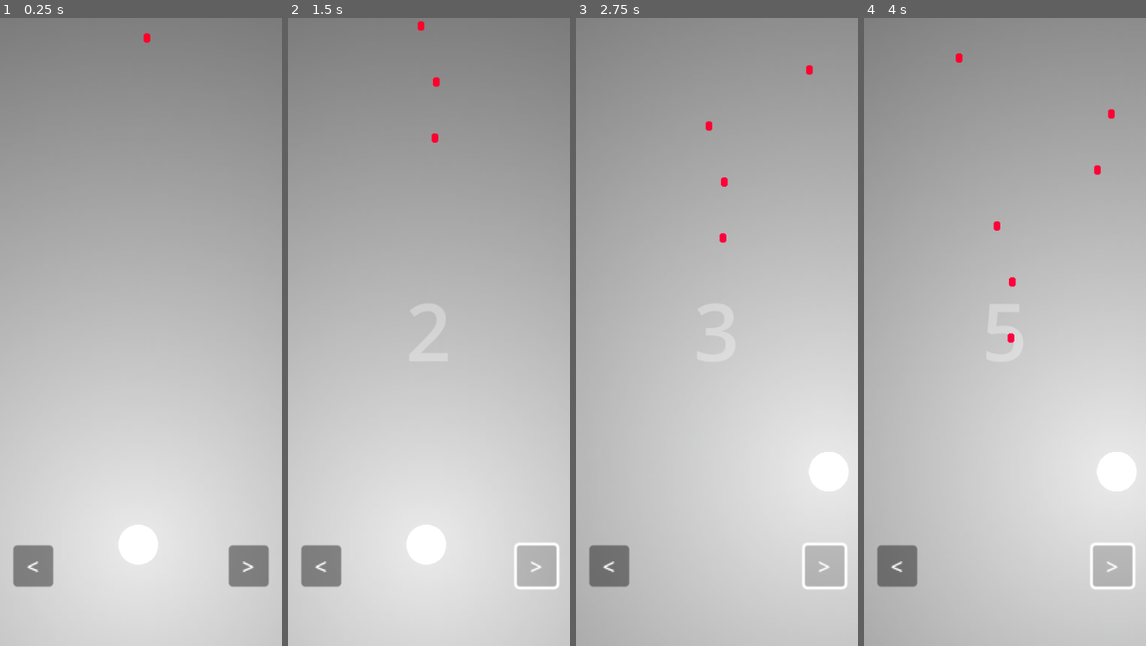
Above: before the commit, frames 1-4 (left to right).
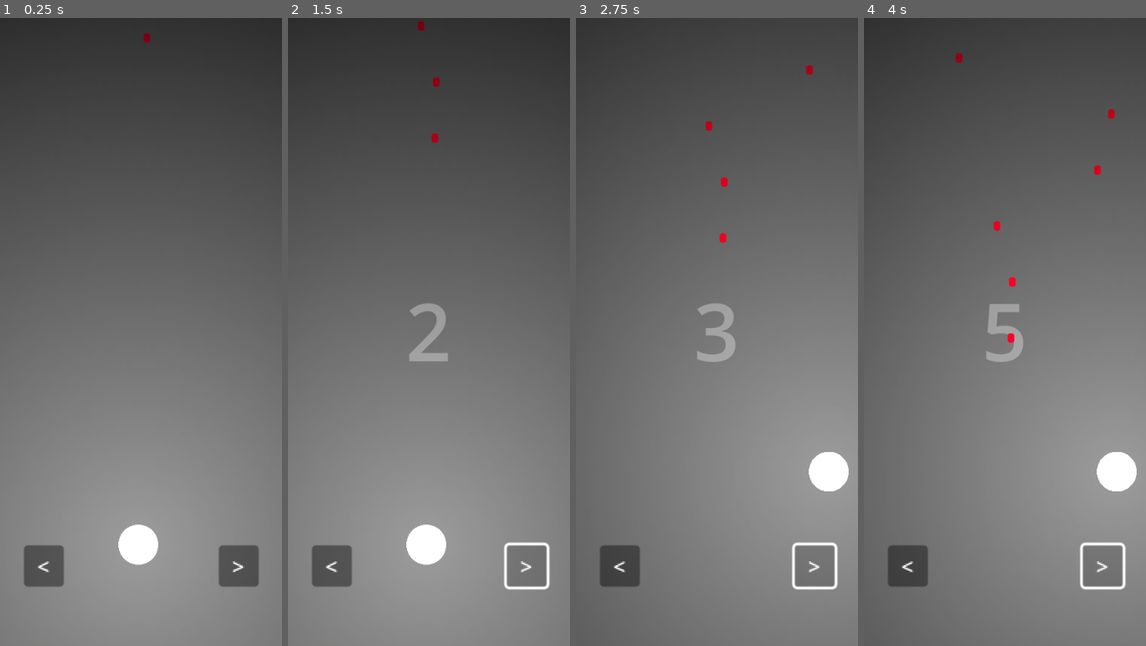
Above: after the commit, the same moments.

Repository: JustAlternate/JustMobileGame
Game: Godot game, scene res://Scenes/main.tscn
Same seed, same stepped clock (60 frames per second), same inputs: the game is played once before the commit and once after it.
Inputs:
- Up to frame 1 (0.25 s): no input
- Up to frame 2 (1.5 s): click "<" at 0.5 s; click ">" at 1.25 s
- Up to frame 3 (2.75 s): hold Right (right) from 2.03 s (still down)
- Up to frame 4 (4 s): release Right (right) at 2.78 s; hold Left (left) 2.78-3.53 s; hold Right (right) from 3.53 s (still down)

The runs differ from the first frame. In frame 1, 99% of the frame differs, in the area x 0-100%, y 0-100%; in frame 2, 99%; in frame 3, 99%; in frame 4, 99%.

Commit message:
pushage du leaderboard

Diff:
--- a/Scenes/main.tscn
+++ b/Scenes/main.tscn
@@ -36,7 +36,6 @@
 color = Color(0.306923, 0.306923, 0.306923, 1)
 
 [node name="CanvasModulate" type="CanvasModulate" parent="."]
-visible = false
 color = Color(0, 0, 0, 1)
 
 [node name="Score" type="Label" parent="."]
@@ -46,15 +45,50 @@
 horizontal_alignment = 1
 vertical_alignment = 1
 
-[node name="GAMEOVER" type="Label" parent="."]
+[node name="gifts" type="Node2D" parent="."]
+script = ExtResource("2_nemx7")
+
+[node name="bullets" type="Node2D" parent="."]
+script = ExtResource("1_xgamk")
+
+[node name="left" type="Button" parent="."]
+anchors_preset = 9
+anchor_bottom = 1.0
+offset_left = 36.0
+offset_top = 791.0
+offset_right = 66.0
+offset_bottom = 822.0
+grow_vertical = 2
+scale = Vector2(2, 2)
+text = "<"
+
+[node name="right" type="Button" parent="."]
+anchors_preset = 9
+anchor_bottom = 1.0
+offset_left = 329.0
+offset_top = 791.0
+offset_right = 359.0
+offset_bottom = 822.0
+grow_vertical = 2
+scale = Vector2(2, 2)
+text = ">"
+
+[node name="GameOver" type="Control" parent="."]
 visible = false
+layout_mode = 3
+anchors_preset = 0
+offset_right = 40.0
+offset_bottom = 40.0
+
+[node name="Label" type="Label" parent="GameOver"]
+layout_mode = 1
 anchors_preset = 4
 anchor_top = 0.5
 anchor_bottom = 0.5
 offset_left = 8.0
-offset_top = 150.5
+offset_top = 130.5
 offset_right = 424.0
-offset_bottom = 211.5
+offset_bottom = 191.5
 grow_vertical = 2
 size_flags_horizontal = 4
 text = "GAME OVER !"
@@ -62,8 +96,8 @@
 horizontal_alignment = 1
 vertical_alignment = 1
 
-[node name="GAMEOVER_BUTTON" type="Button" parent="."]
-visible = false
+[node name="GAMEOVER_BUTTON" type="Button" parent="GameOver"]
+layout_mode = 0
 offset_top = 592.0
 offset_right = 424.0
 offset_bottom = 757.0
@@ -74,43 +108,16 @@
 text = "RETRY"
 icon_alignment = 1
 
-[node name="Leaderboard" parent="." instance=ExtResource("4_k0mko")]
-visible = false
+[node name="Leaderboard" parent="GameOver" instance=ExtResource("4_k0mko")]
+layout_mode = 1
 offset_left = 8.0
 offset_top = 243.0
 offset_right = 414.0
 offset_bottom = 575.0
 
-[node name="gifts" type="Node2D" parent="."]
-script = ExtResource("2_nemx7")
-
-[node name="bullets" type="Node2D" parent="."]
-script = ExtResource("1_xgamk")
-
-[node name="left" type="Button" parent="."]
-anchors_preset = 9
-anchor_bottom = 1.0
-offset_left = 20.0
-offset_top = 791.0
-offset_right = 50.0
-offset_bottom = 822.0
-grow_vertical = 2
-scale = Vector2(2, 2)
-text = "<"
-
-[node name="right" type="Button" parent="."]
-anchors_preset = 9
-anchor_bottom = 1.0
-offset_left = 344.0
-offset_top = 791.0
-offset_right = 374.0
-offset_bottom = 822.0
-grow_vertical = 2
-scale = Vector2(2, 2)
-text = ">"
-
-[node name="UsernameInput" type="LineEdit" parent="."]
+[node name="UsernameInput" type="LineEdit" parent="GameOver"]
 visible = false
+layout_mode = 0
 offset_left = 110.0
 offset_top = 400.0
 offset_right = 323.0
@@ -119,19 +126,19 @@
 alignment = 1
 max_length = 15
 
-[node name="Button" type="Button" parent="UsernameInput"]
+[node name="ResetName" type="Button" parent="GameOver"]
 layout_mode = 0
-offset_left = 72.0
-offset_top = 48.0
-offset_right = 137.0
-offset_bottom = 89.0
-text = "Send"
+offset_left = 313.0
+offset_top = 10.0
+offset_right = 415.0
+offset_bottom = 41.0
+text = "Reset Name"
 
-[connection signal="button_down" from="GAMEOVER_BUTTON" to="." method="_on_gameover_button_button_down"]
-[connection signal="pressed" from="GAMEOVER_BUTTON" to="." method="_on_gameover_button_pressed"]
 [connection signal="button_down" from="left" to="." method="_on_left_button_down"]
 [connection signal="button_up" from="left" to="." method="_on_left_button_up"]
 [connection signal="button_down" from="right" to="." method="_on_right_button_down"]
 [connection signal="button_up" from="right" to="." method="_on_right_button_up"]
-[connection signal="text_submitted" from="UsernameInput" to="." method="_on_username_input_text_submitted"]
-[connection signal="pressed" from="UsernameInput/Button" to="." method="_on_button_pressed"]
+[connection signal="button_down" from="GameOver/GAMEOVER_BUTTON" to="." method="_on_gameover_button_button_down"]
+[connection signal="pressed" from="GameOver/GAMEOVER_BUTTON" to="." method="_on_gameover_button_pressed"]
+[connection signal="text_submitted" from="GameOver/UsernameInput" to="." method="_on_username_input_text_submitted"]
+[connection signal="pressed" from="GameOver/ResetName" to="." method="_on_reset_name_pressed"]
--- a/Scripts/bullets.gd
+++ b/Scripts/bullets.gd
@@ -5,14 +5,14 @@
 
 # Called when the node enters the scene tree for the first time.
 func _ready():
-    pass # Replace with function body.
+	pass # Replace with function body.
 
 
 # Called every frame. 'delta' is the elapsed time since the previous frame.
 func _process(delta):
-    bullet_list = get_children()
-    for bullet in bullet_list:
-        bullet.position.y += speed
-        if bullet.position.y > get_viewport_rect().size.y:
-            bullet.queue_free()
-            get_parent().nbr_dodges +=1
+	bullet_list = get_children()
+	for bullet in bullet_list:
+		bullet.position.y += speed
+		if bullet.position.y > get_viewport_rect().size.y:
+			bullet.queue_free()
+			get_parent().nbr_dodges +=1
--- a/Scripts/gifts.gd
+++ b/Scripts/gifts.gd
@@ -5,14 +5,14 @@
 
 # Called when the node enters the scene tree for the first time.
 func _ready():
-    pass # Replace with function body.
+	pass # Replace with function body.
 
 
 # Called every frame. 'delta' is the elapsed time since the previous frame.
 func _process(delta):
-    gift_list = get_children()
-    for gift in gift_list:
-        gift.position.y += speed
-        if gift.position.y > get_viewport_rect().size.y:
-            gift.queue_free()
-            get_parent().nbr_powerups +=1
+	gift_list = get_children()
+	for gift in gift_list:
+		gift.position.y += speed
+		if gift.position.y > get_viewport_rect().size.y:
+			gift.queue_free()
+			get_parent().nbr_powerups +=1
--- a/Scripts/leaderboard.gd
+++ b/Scripts/leaderboard.gd
@@ -4,52 +4,47 @@
 
 # Called when the node enters the scene tree for the first time.
 func _ready():
-  pass
+	pass
 
 func update_leaderboard():
-  $HTTPRequest.request_completed.connect(_on_request_completed)
-  $HTTPRequest.request("https://justalternate.fr:8082/leaderboard")
+	$HTTPRequest.request_completed.connect(_on_request_completed)
+	$HTTPRequest.request("https://justalternate.fr:8082/leaderboard")
 
 func _on_request_completed(result, response_code, headers, body):
-  var json = JSON.parse_string(body.get_string_from_utf8())
-  draw_leaderboard(json)
+	var json = JSON.parse_string(body.get_string_from_utf8())
+	draw_leaderboard(json)
 
 func draw_leaderboard(leaderboard):
-  clear_leaderboard()
-  var i = 0
-  for player in leaderboard:
-    i+=1
-    var rank_case = case.instantiate()
-    rank_case.text = str(i)
-    var name_case = case.instantiate()
-    name_case.text = str(player[0])
-    var score_case = case.instantiate()
-    score_case.text = str(player[1])
-    var dodge_case = case.instantiate()
-    dodge_case.text = str(player[2])
-    var powerups_case = case.instantiate()
-    powerups_case.text = str(player[3])
-    $ScrollContainer/GridContainer.add_child(rank_case)
-    $ScrollContainer/GridContainer.add_child(VSeparator.new())
+	clear_leaderboard()
+	var i = 0
+	for player in leaderboard:
+		i+=1
+		var rank_case = case.instantiate()
+		rank_case.text = str(i)
+		var name_case = case.instantiate()
+		name_case.text = str(player[0])
+		var score_case = case.instantiate()
+		score_case.text = str(player[1])
+		var dodge_case = case.instantiate()
+		dodge_case.text = str(player[2])
+		var powerups_case = case.instantiate()
+		powerups_case.text = str(player[3])
+		$ScrollContainer/GridContainer.add_child(rank_case)
+		$ScrollContainer/GridContainer.add_child(VSeparator.new())
+		$ScrollContainer/GridContainer.add_child(name_case)
+		$ScrollContainer/GridContainer.add_child(VSeparator.new())
 
-    $ScrollContainer/GridContainer.add_child(name_case)
-    $ScrollContainer/GridContainer.add_child(VSeparator.new())
+		$ScrollContainer/GridContainer.add_child(score_case)
+		$ScrollContainer/GridContainer.add_child(VSeparator.new())
 
-    $ScrollContainer/GridContainer.add_child(score_case)
-    $ScrollContainer/GridContainer.add_child(VSeparator.new())
+		$ScrollContainer/GridContainer.add_child(dodge_case)
+		$ScrollContainer/GridContainer.add_child(VSeparator.new())
 
-    $ScrollContainer/GridContainer.add_child(dodge_case)
-    $ScrollContainer/GridContainer.add_child(VSeparator.new())
-
-    $ScrollContainer/GridContainer.add_child(powerups_case)
+		$ScrollContainer/GridContainer.add_child(powerups_case)
 
 
 func clear_leaderboard():
-  var list_children = $ScrollContainer/GridContainer.get_children()
-  for i in range(len(list_children)):
-    if i > 8:
-      list_children[i].queue_free()
-
-# Called every frame. 'delta' is the elapsed time since the previous frame.
-func _process(delta):
-    pass
+	var list_children = $ScrollContainer/GridContainer.get_children()
+	for i in range(len(list_children)):
+		if i > 8:
+			list_children[i].queue_free()
--- a/Scripts/main.gd
+++ b/Scripts/main.gd
@@ -7,6 +7,7 @@
 var player = preload("res://Scenes/player.tscn")
 var gift = preload("res://Scenes/gift.tscn")
 var player_instance = player.instantiate()
+var dont_send = false
 
 @export var time_before_next_bullet_spawn:float = 0.7
 @export var bullet_speed:float = 2.0
@@ -14,139 +15,141 @@
 var dead = false
 
 var list_effects = {
-    "size_decrease":Color(0,255,0),
-    "lightup":Color(255,255,0)
+	"size_decrease":Color(0,255,0),
+	"lightup":Color(255,255,0)
 }
 
 # Called when the node enters the scene tree for the first time.
 func _ready():
-    add_child(player_instance)
-    $bullets.speed = 2.0
+	add_child(player_instance)
+	$bullets.speed = 2.0
 
 func spawn_bullet():
-    spawning_bullet = true
-    var bullet_instance = bullet.instantiate()
-    bullet_instance.position.x = randi_range(10,get_viewport_rect().size.x - 10)
-    get_node("bullets").add_child(bullet_instance)
-    await get_tree().create_timer(time_before_next_bullet_spawn).timeout
-    spawning_bullet = false
-    update_score_difficulty_and_spawn_gifts()
+	spawning_bullet = true
+	var bullet_instance = bullet.instantiate()
+	bullet_instance.position.x = randi_range(10,get_viewport_rect().size.x - 10)
+	get_node("bullets").add_child(bullet_instance)
+	await get_tree().create_timer(time_before_next_bullet_spawn).timeout
+	spawning_bullet = false
+	update_score_difficulty_and_spawn_gifts()
 
 func spawn_gift():
-    nbr_powerups+=1
-    var gift_instance = gift.instantiate()
-    gift_instance.type = list_effects.keys()[randi_range(0,len(list_effects)-1)]
-    gift_instance.get_node("MeshInstance2D").modulate = list_effects[gift_instance.type]
-    gift_instance.position.x = randi_range(10,get_viewport_rect().size.x - 10)
-    get_node("gifts").add_child(gift_instance)
+	nbr_powerups+=1
+	var gift_instance = gift.instantiate()
+	gift_instance.type = list_effects.keys()[randi_range(0,len(list_effects)-1)]
+	gift_instance.get_node("MeshInstance2D").modulate = list_effects[gift_instance.type]
+	gift_instance.position.x = randi_range(10,get_viewport_rect().size.x - 10)
+	get_node("gifts").add_child(gift_instance)
 
 func receive_gift(type):
-    print(type)
-    if type == "size_decrease":
-        $player.scale.x -= $player.scale.x/15
-        $player.scale.y -= $player.scale.y/15
-        $player.speed -= $player.speed/15
-        $player/PointLight2D.texture_scale += $player/PointLight2D.texture_scale/15
-    if type == "lightup":
-        $player/PointLight2D.texture_scale+=0.5
+	print(type)
+	if type == "size_decrease":
+		score += 5
+		$player.scale.x -= $player.scale.x/15
+		$player.scale.y -= $player.scale.y/15
+		$player.speed -= $player.speed/15
+		$player/PointLight2D.texture_scale += $player/PointLight2D.texture_scale/15
+	if type == "lightup":
+		score += 5
+		$player/PointLight2D.texture_scale+=0.5
 
 func update_score_difficulty_and_spawn_gifts():
-    if not(dead):
-        score += 1
-        $Score.text = str(score)
-        if score%20==0:
-            time_before_next_bullet_spawn-=time_before_next_bullet_spawn/10
-        if score%25==0:
-            $bullets.speed += 0.2
-            $gifts.speed += 0.2
-        if score%15==0:
-            spawn_gift()
-        if score%5==0:
-          $player/PointLight2D.texture_scale -= 0.05
+	if not(dead):
+		score += 1
+		$Score.text = str(score)
+		if score%20==0:
+			time_before_next_bullet_spawn-=time_before_next_bullet_spawn/10
+		if score%25==0:
+			$bullets.speed += 0.2
+			$gifts.speed += 0.2
+		if score%15==0:
+			spawn_gift()
+		if score%5==0:
+			$player/PointLight2D.texture_scale -= 0.05
 # Called every frame. 'delta' is the elapsed time since the previous frame.
 func _process(delta):
-    if not spawning_bullet and not dead:
-        spawn_bullet()
-    if Input.is_action_just_pressed("left"):
-        $player.direction = -1
-    if Input.is_action_just_pressed("right"):
-        $player.direction = 1
-    if Input.is_action_just_released("left"):
-        $player.direction = 0
-    if Input.is_action_just_released("right"):
-        $player.direction = 0
+	if not spawning_bullet and not dead:
+		spawn_bullet()
+	if Input.is_action_just_pressed("left"):
+		$player.direction = -1
+	if Input.is_action_just_pressed("right"):
+		$player.direction = 1
+	if Input.is_action_just_released("left"):
+		$player.direction = 0
+	if Input.is_action_just_released("right"):
+		$player.direction = 0
 
 func _on_gameover_button_pressed():
-    for bullet in get_node("bullets").get_children():
-        bullet.queue_free()
-    $GAMEOVER.visible = false
-    $GAMEOVER_BUTTON.visible = false
-    $Leaderboard.visible = false
-    time_before_next_bullet_spawn = 0.7
-    $player.scale = Vector2(3,3)
-    $bullets.speed = 2.0
-    $gifts.speed = 2.0
-    dead = false
-    score = 0
-    spawn_bullet()
-    $player/PointLight2D.texture_scale = 3
+	for bullet in get_node("bullets").get_children():
+		bullet.queue_free()
+	$GameOver.visible = false
+	time_before_next_bullet_spawn = 0.7
+	$player.scale = Vector2(3,3)
+	$bullets.speed = 2.0
+	$gifts.speed = 2.0
+	dead = false
+	score = 0
+	spawn_bullet()
+	$player/PointLight2D.texture_scale = 3
 
 func dying():
-  if not dead:
-    dead = true
-    $GAMEOVER.visible = true
-    $GAMEOVER.text = "GAME OVER !\nYour Score is : "+str(score)
-    $GAMEOVER_BUTTON.visible = true
-    $Leaderboard.update_leaderboard()
-    $Leaderboard.visible = true
-    $player/PointLight2D.texture_scale = 10
-    apply_score(score,nbr_dodges,nbr_powerups)
+	if not dead:
+		dead = true
+		$GameOver.visible = true
+		$GameOver/Label.text = "GAME OVER !\nYour Score is : "+str(score)
+		$player/PointLight2D.texture_scale = 10
+		dont_send = false
+		apply_score(score,nbr_dodges,nbr_powerups)
+		await get_tree().create_timer(0.5).timeout
+		$GameOver/Leaderboard.update_leaderboard()
 
 func _on_left_button_down():
-    $player.direction = -1
+	$player.direction = -1
 func _on_left_button_up():
-    $player.direction = 0
+	$player.direction = 0
 func _on_right_button_down():
-    $player.direction = 1
+	$player.direction = 1
 func _on_right_button_up():
-    $player.direction = 0
+	$player.direction = 0
 
 func usernameExist() -> bool:
-    return(FileAccess.file_exists("res://username.txt"))
+	return(FileAccess.file_exists("user://username.txt"))
 
 func createUsernameFile(username):
-    var usernameFile = FileAccess.open("res://username.txt", FileAccess.WRITE)
-    var json_to_save = JSON.stringify({"name":username})
-    usernameFile.store_line(json_to_save)
-    usernameFile.close()
+	var usernameFile = FileAccess.open("user://username.txt", FileAccess.WRITE)
+	var json_to_save = JSON.stringify({"name":username})
+	usernameFile.store_line(json_to_save)
+	usernameFile.close()
 
 func loadUsernameFile():
-    var usernameFile = FileAccess.open("res://username.txt", FileAccess.READ)
-    return (JSON.parse_string(usernameFile.get_line()))["name"]
+	var usernameFile = FileAccess.open("user://username.txt", FileAccess.READ)
+	return (JSON.parse_string(usernameFile.get_line()))["name"]
 
 func apply_score(score, nbr_dodges, nbr_powerups):
-    var name = "None"
-    if usernameExist():
-        name = loadUsernameFile()
+	var name = "None"
+	if usernameExist():
+		name = loadUsernameFile()
 
-    else:
-        $UsernameInput.visible = true
-        $GAMEOVER_BUTTON.visible = false
-        return
+	else:
+		$GameOver/UsernameInput.visible = true
+		$GameOver/GAMEOVER_BUTTON.visible = false
+		return
 
-    var json = JSON.stringify({"name":name, "score":score,"dodges":nbr_dodges,"powerups":nbr_powerups})
-    var headers = ["Content-Type: application/json"]
-    var url = "https://justalternate.fr:8082/add_score"
-    $HTTPRequest.request(url, headers, HTTPClient.METHOD_POST, json)
+	var json = JSON.stringify({"name":name, "score":score,"dodges":nbr_dodges,"powerups":nbr_powerups})
+	var headers = ["Content-Type: application/json"]
+	var url = "https://justalternate.fr:8082/add_score"
+	$HTTPRequest.request(url, headers, HTTPClient.METHOD_POST, json)
+	dont_send = true
 
-func username_filled():
-    $UsernameInput.visible = false
-    createUsernameFile($UsernameInput.text)
-    $GAMEOVER_BUTTON.visible = true
-    apply_score(score, nbr_dodges, nbr_powerups)
-    $Leaderboard.update_leaderboard()
+func _on_username_input_text_submitted(new_text):
+	$GameOver/UsernameInput.visible = false
+	createUsernameFile(new_text)
+	$GameOver/GAMEOVER_BUTTON.visible = true
+	if not dont_send:
+		apply_score(score, nbr_dodges, nbr_powerups)
+	$GameOver/Leaderboard.update_leaderboard()
 
-func _on_button_pressed():
-    username_filled()
-func _on_username_input_text_submitted(new_text):
-    username_filled()
+
+func _on_reset_name_pressed():
+	dont_send = true
+	$GameOver/UsernameInput.visible = true
--- a/project.godot
+++ b/project.godot
@@ -10,11 +10,11 @@
 
 [application]
 
-config/name="JustGame"
+config/name="JustAlternate"
 run/main_scene="res://Scenes/main.tscn"
 config/features=PackedStringArray("4.1", "Mobile")
-boot_splash/image="res://image0.png"
-config/icon="res://image0.png"
+boot_splash/image="res://unknown.png"
+config/icon="res://unknown.png"
 
 [display]
 
Not shown: 1 places in Scenes/player.tscn that only renumber resources
Not shown, changed: export_presets.cfg
